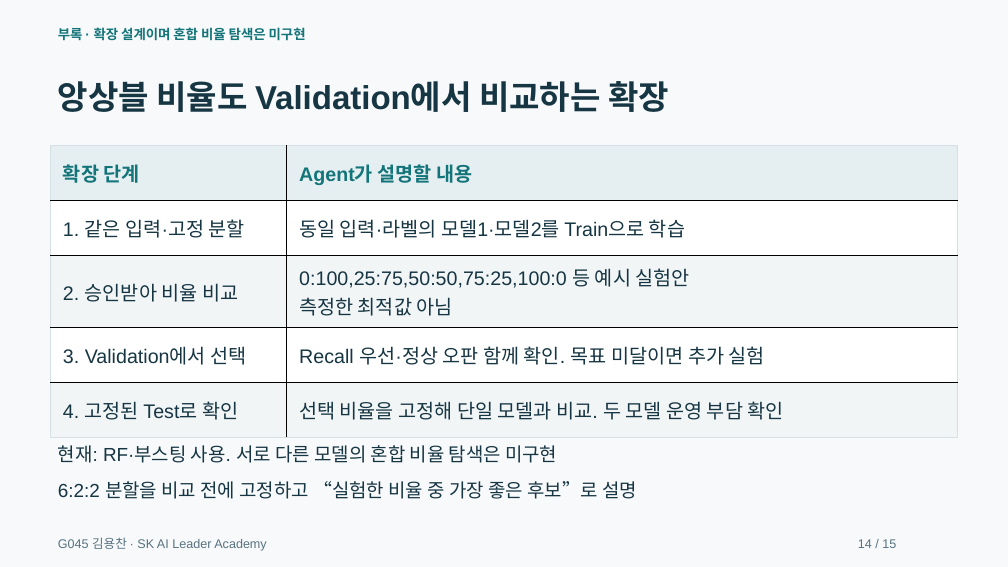
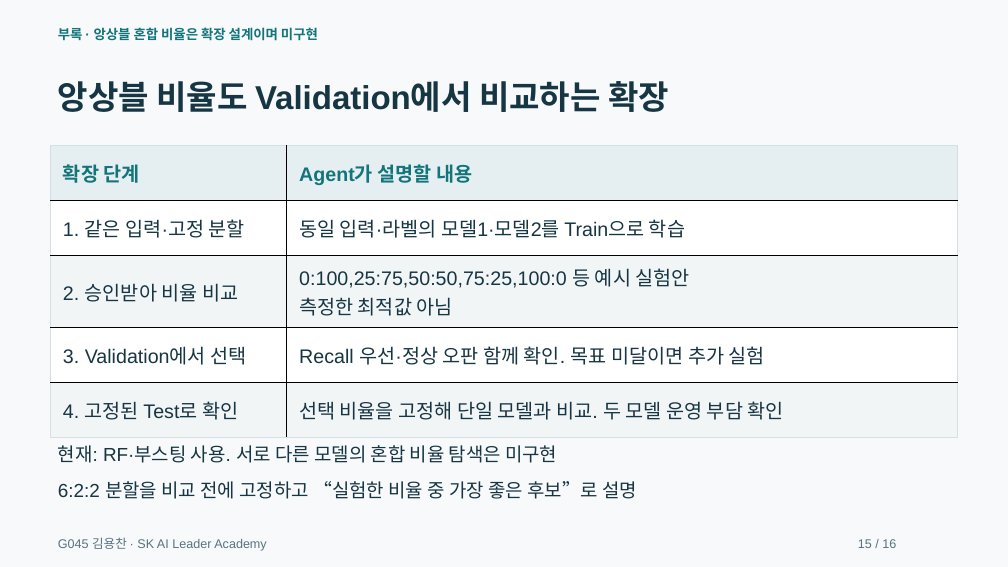
Before and after one commit to dragonchan95/Semiconductor-AI-Agent, a slide deck: slide 15 of docs/G045_Semiconductor_Agent.pptx (slide 14 before the commit). Drawn at 1008x567 pixels with LibreOffice and Linux fonts; fonts in the diff are those of the drawing. Boxes give left, top, right and bottom in pixels: in the first picture for what was removed or moved away, otherwise in the second. Text is boxed around its words. In the diff, an @@ line names an element or a change of style, - is before the commit and + after.

```diff
--- a/docs/G045_Semiconductor_Agent.pptx
+++ b/docs/G045_Semiconductor_Agent.pptx
@@ text at bbox=[58, 27, 318, 41]: text changed @@
-부록 · 확장 설계이며 혼합 비율 탐색은 미구현
+부록 · 앙상블 혼합 비율은 확장 설계이며 미구현
@@ text at bbox=[858, 539, 896, 548]: text changed @@
-14 / 15
+15 / 16
```
Also in this commit, not shown: 13 other slides changed, 2 slides added, 1 slide removed, 29 other files.
